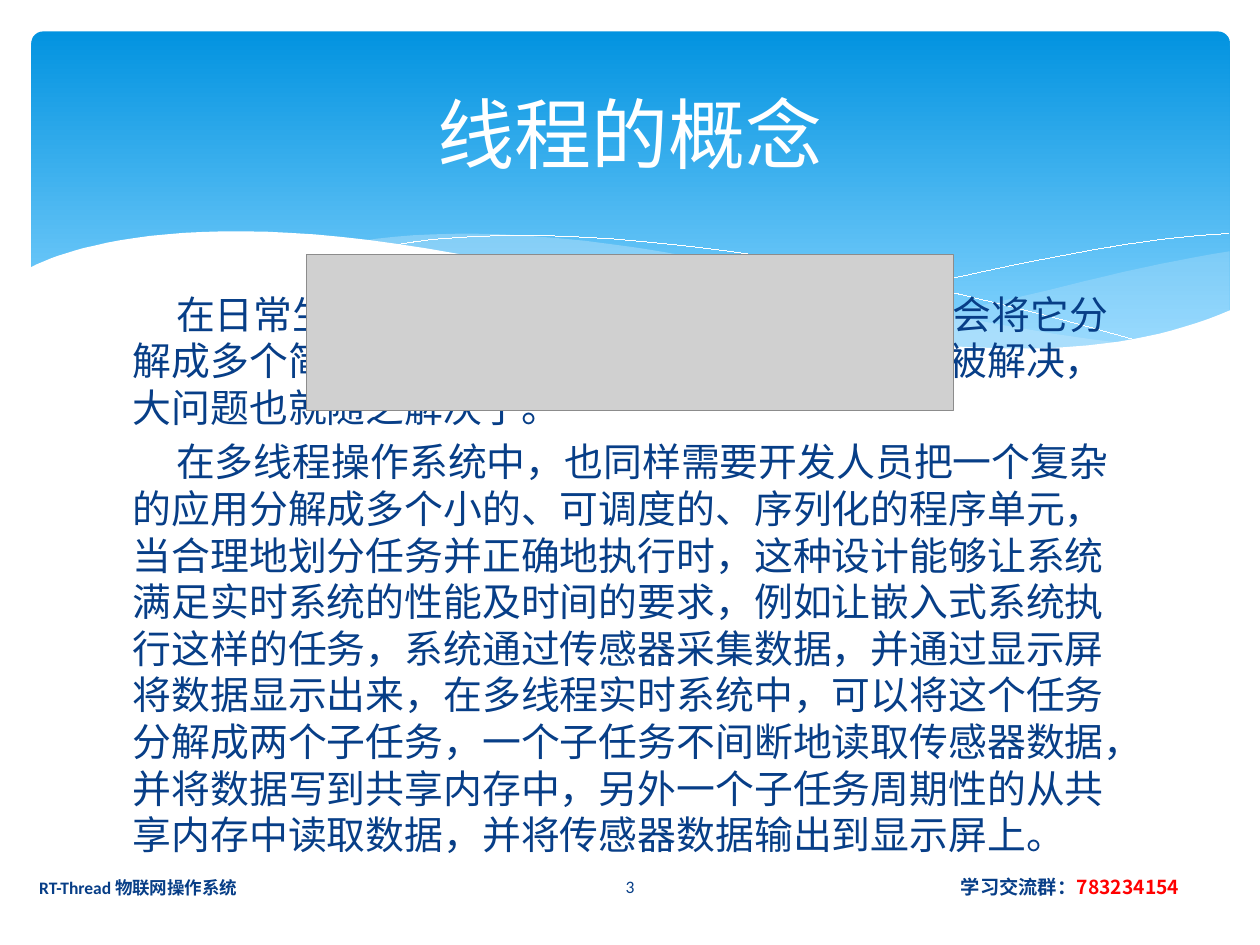
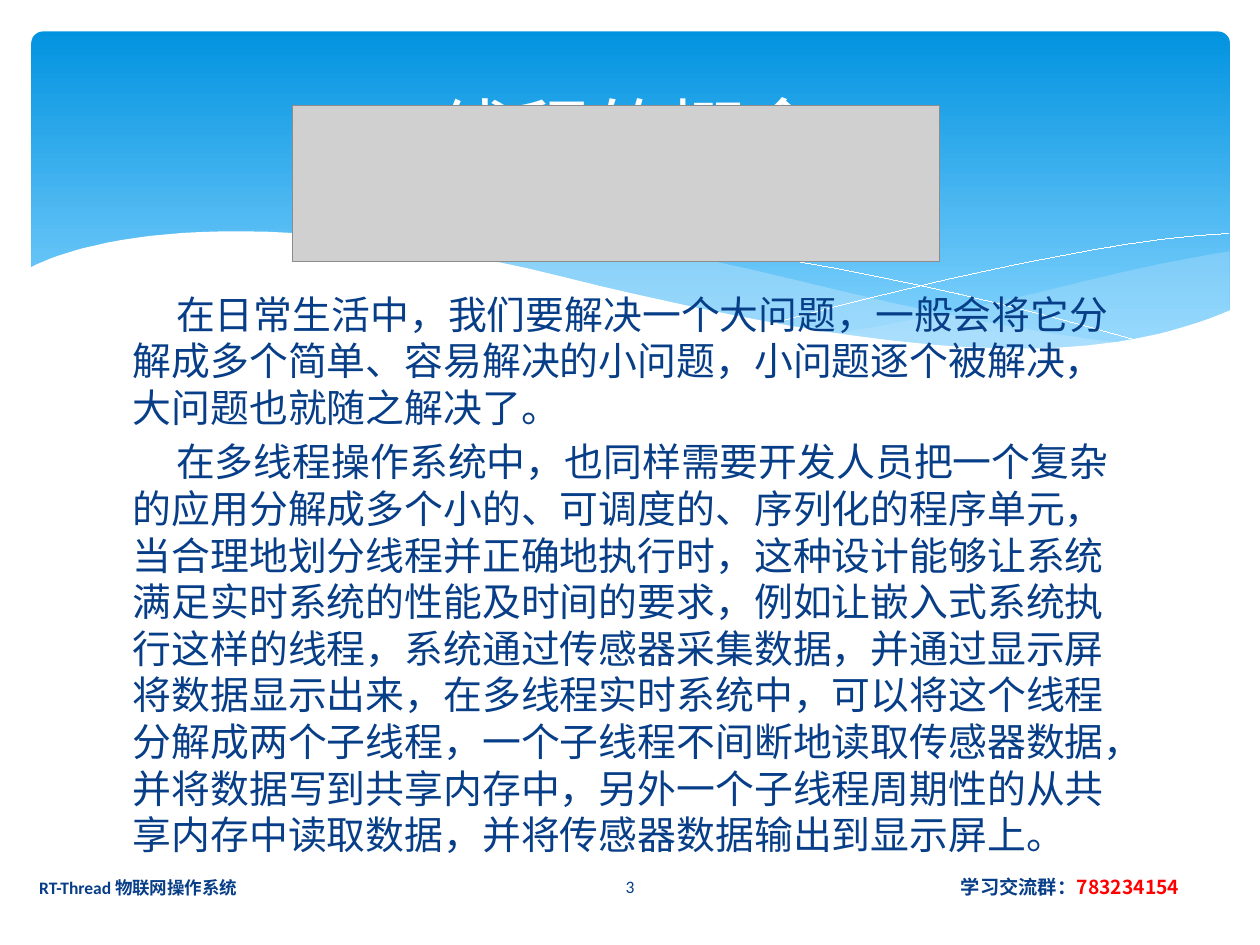
Before and after one commit to jiejieTop/RT_Thread_PPT, a slide deck: slide 3 of PPT/rt-thread 02.pptx. Drawn at 1260x945 pixels with LibreOffice and Linux fonts; fonts in the diff are those of the drawing; grey boxes stand for pictures. Boxes give left, top, right and bottom in pixels: in the first picture for what was removed or moved away, otherwise in the second. Text is boxed around its words. In the diff, an @@ line names an element or a change of style, - is before the commit and + after.

```diff
--- a/PPT/rt-thread 02.pptx
+++ b/PPT/rt-thread 02.pptx
@@ picture: place and size @@
-picture at box(306, 255, 954, 411)
+picture at box(292, 106, 940, 262)
@@ text at box(133, 289, 1143, 853): text changed @@
-在日常生活中，我们要完成一个大任务，一般会将它分解成多个简单、容易解决的小问题，小问题逐个被解决，大问题也就随之解决了。
-在多线程操作系统中，也同样需要开发人员把一个复杂的应用分解成多个小的、可调度的、序列化的程序单元，当合理地划分任务并正确地执行时，这种设计能够让系统满足实时系统的性能及时间的要求，例如让嵌入式系统执行这样的任务，系统通过传感器采集数据，并通过显示屏将数据显示出来，在多线程实时系统中，可以将这个任务分解成两个子任务，一个子任务不间断地读取传感器数据，并将数据写到共享内存中，另外一个子任务周期性的从共享内存中读取数据，并将传感器数据输出到显示屏上。
+在日常生活中，我们要解决一个大问题，一般会将它分解成多个简单、容易解决的小问题，小问题逐个被解决，大问题也就随之解决了。
+在多线程操作系统中，也同样需要开发人员把一个复杂的应用分解成多个小的、可调度的、序列化的程序单元，当合理地划分线程并正确地执行时，这种设计能够让系统满足实时系统的性能及时间的要求，例如让嵌入式系统执行这样的线程，系统通过传感器采集数据，并通过显示屏将数据显示出来，在多线程实时系统中，可以将这个线程分解成两个子线程，一个子线程不间断地读取传感器数据，并将数据写到共享内存中，另外一个子线程周期性的从共享内存中读取数据，并将传感器数据输出到显示屏上。
```
Also in this commit, not shown: 4 other slides changed, 4 other files.
